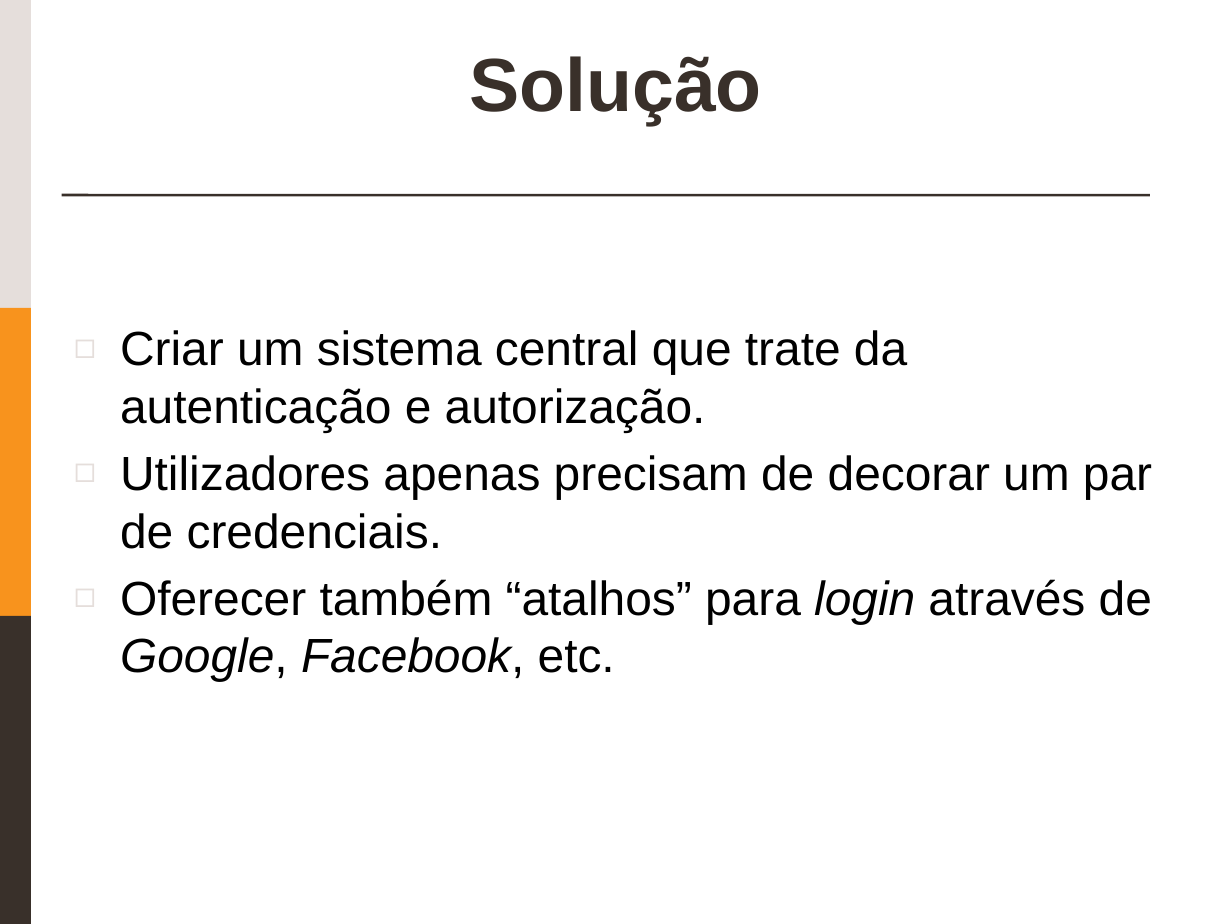
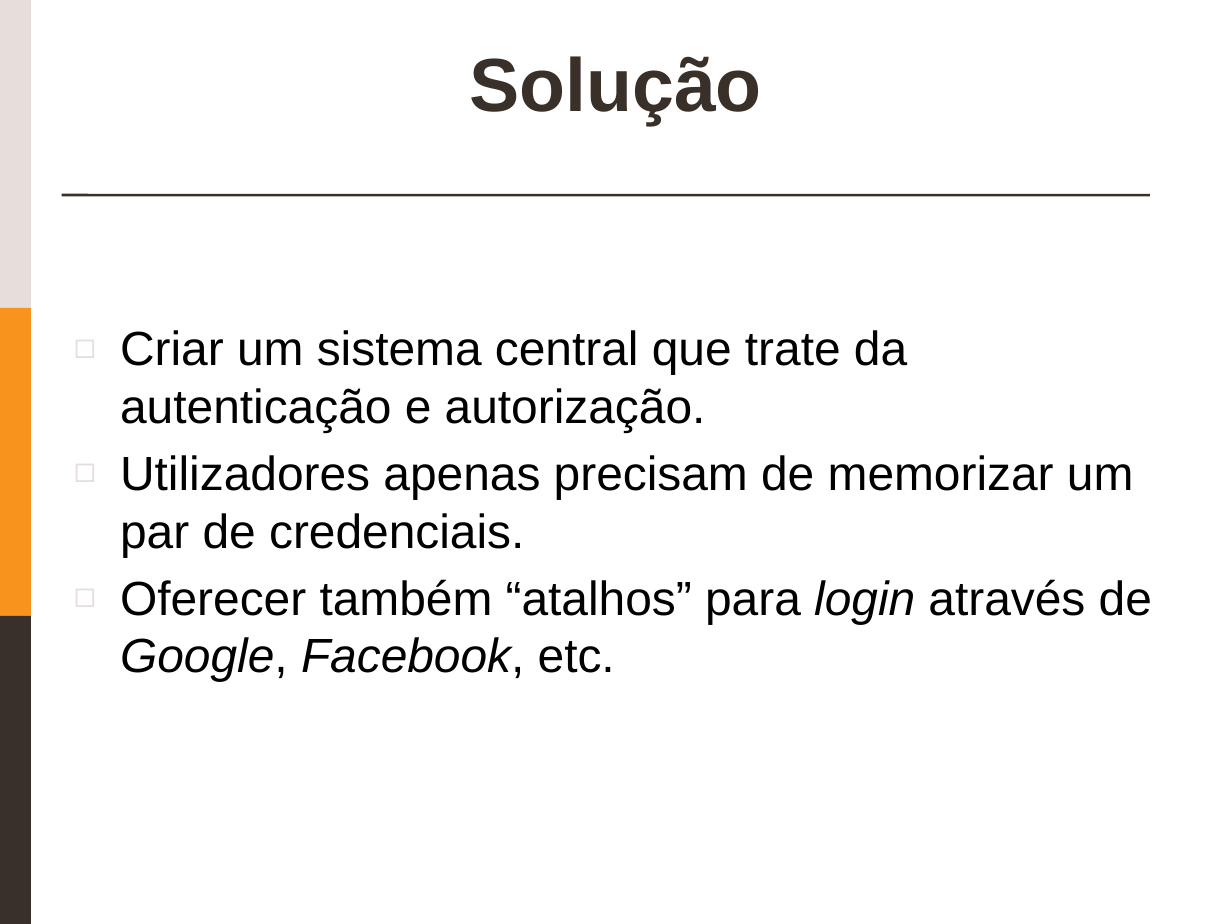
Before and after one commit to egrocha/LEI-1819, a slide deck: slide 3 of Checkpoint 1 gil.pptx. Drawn at 1232x924 pixels with LibreOffice and Linux fonts; fonts in the diff are those of the drawing. Boxes give left, top, right and bottom in pixels: in the first picture for what was removed or moved away, otherwise in the second. Text is boxed around its words. In the diff, an @@ line names an element or a change of style, - is before the commit and + after.

```diff
--- a/Checkpoint 1 gil.pptx
+++ b/Checkpoint 1 gil.pptx
@@ text at bbox=[120, 455, 1134, 557]: text changed @@
-◻ Utilizadores apenas precisam de decorar um par de credenciais.
+◻ Utilizadores apenas precisam de memorizar um par de credenciais.
```
Also in this commit, not shown: 2 other slides changed, 1 slide added, 1 slide removed, 1 other file.
